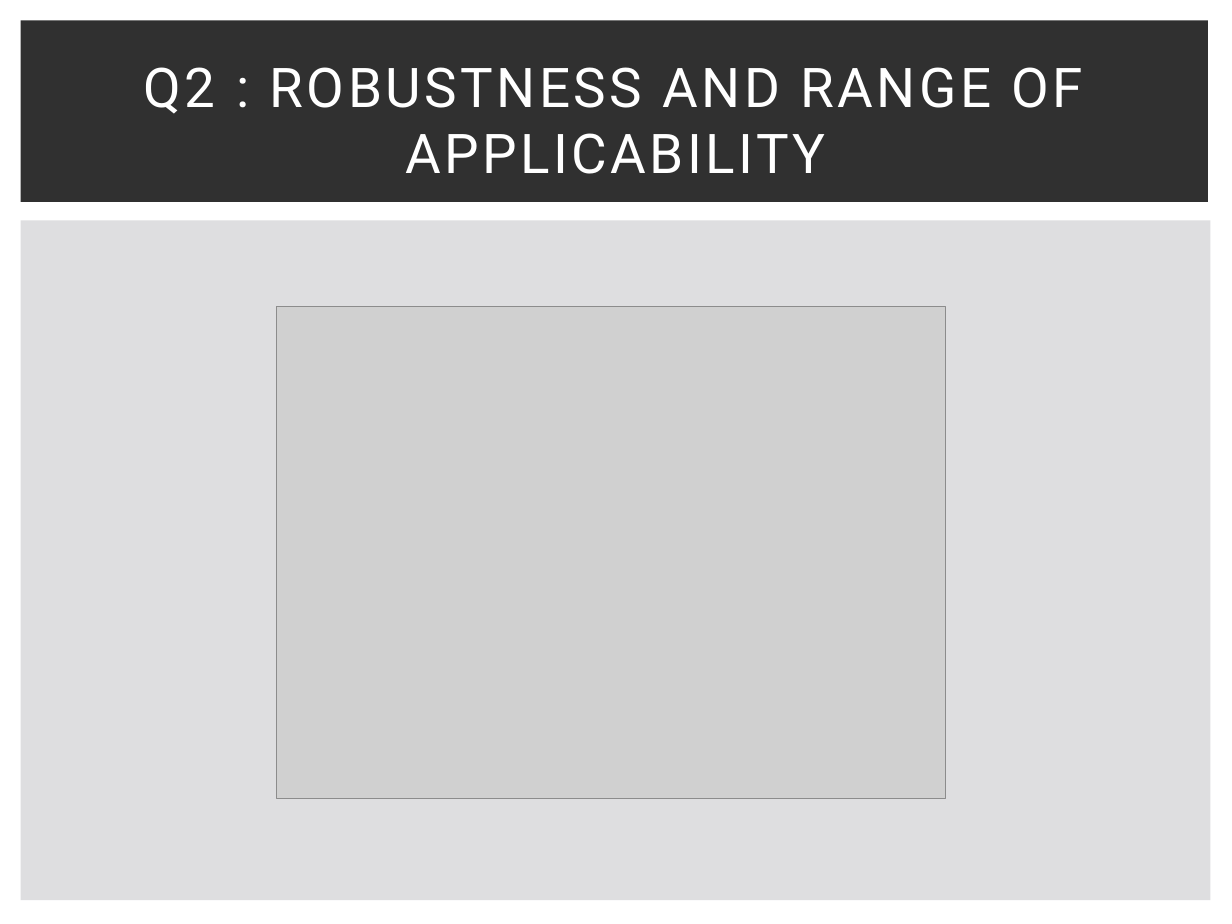
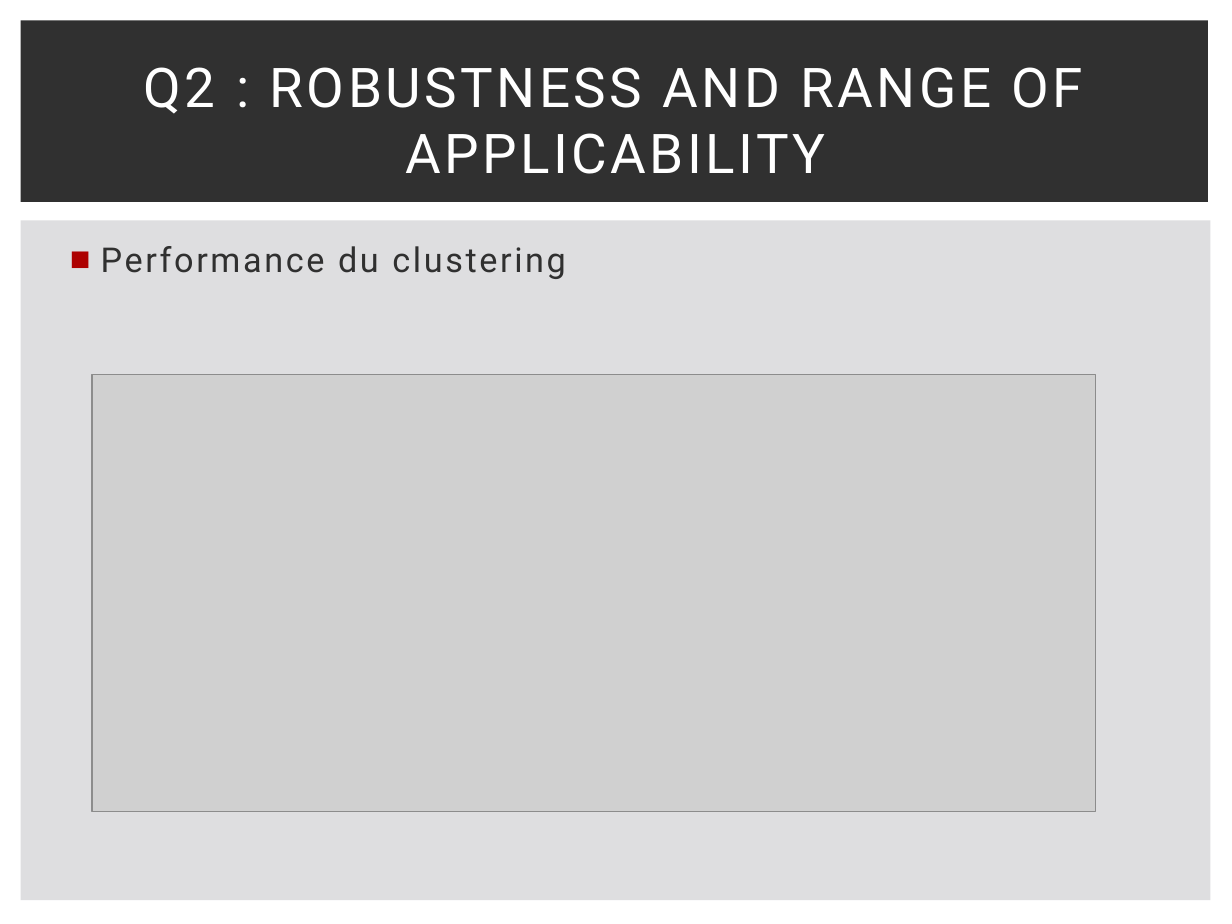
Before and after one commit to MaxChaza/M2BBS, a slide deck: slide 9 of Communication/BlockClust.pptx (slide 10 before the commit). Drawn at 1232x924 pixels with LibreOffice and Linux fonts; fonts in the diff are those of the drawing; grey boxes stand for pictures. Boxes give left, top, right and bottom in pixels: in the first picture for what was removed or moved away, otherwise in the second. Text is boxed around its words. In the diff, an @@ line names an element or a change of style, - is before the commit and + after.

```diff
--- a/Communication/BlockClust.pptx
+++ b/Communication/BlockClust.pptx
@@ text added at (101, 246, 565, 279), 20 pt, text #303030 @@
+■ Performance du clustering
@@ picture: place and size @@
-picture at (276, 307, 945, 798)
+picture at (92, 375, 1096, 811)
```
Also in this commit, not shown: 4 other slides changed, 1 slide removed.
